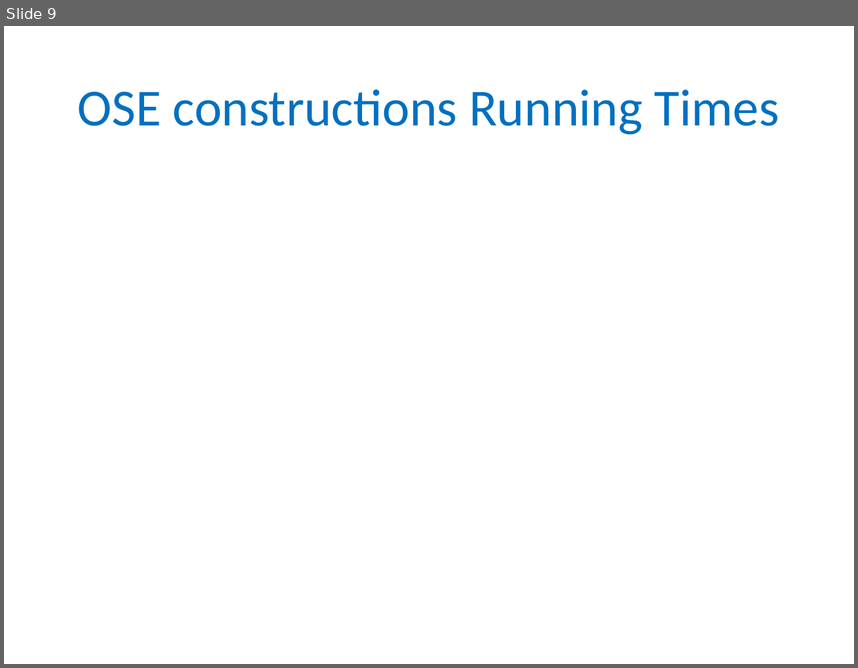
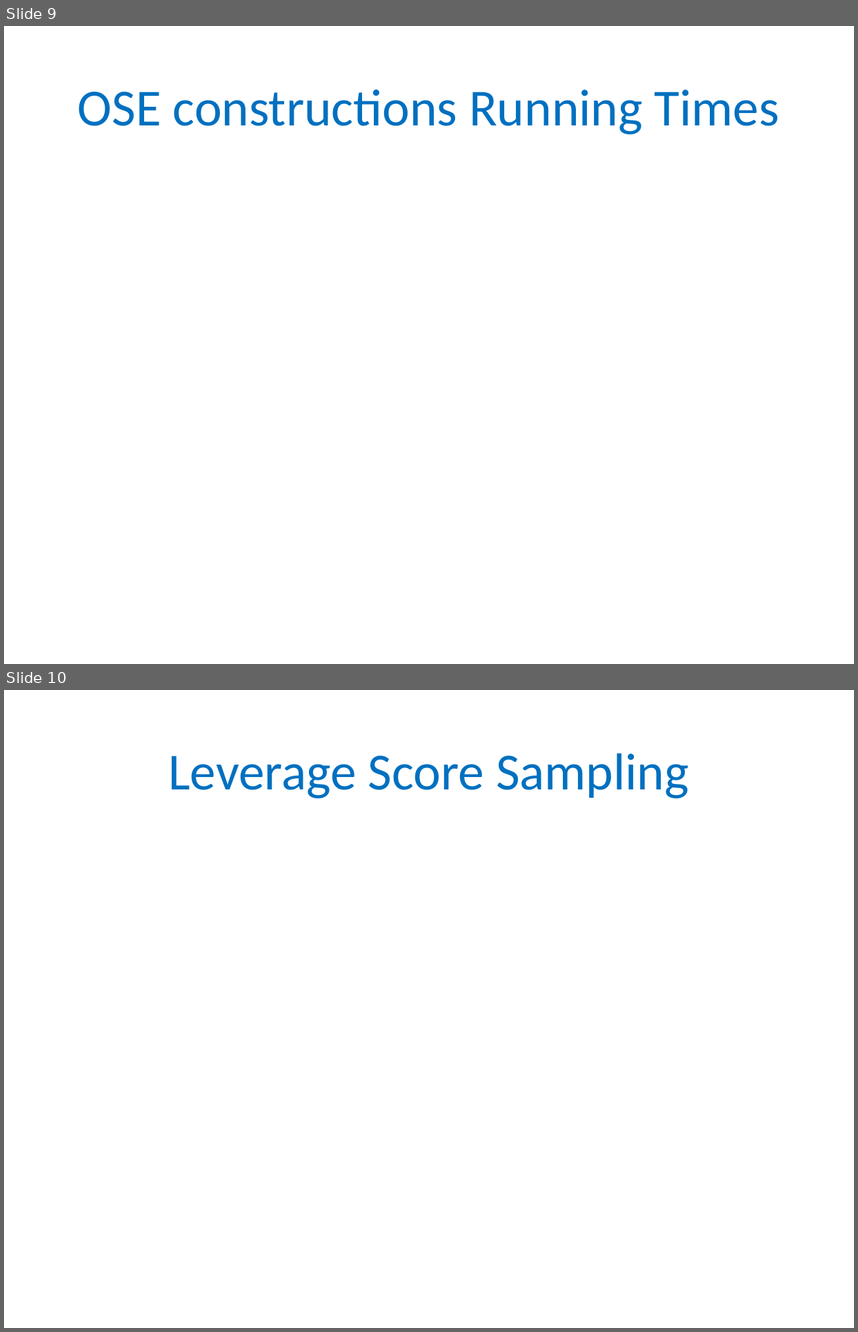
Before and after one commit to gyaroslavtsev/gyaroslavtsev.github.io, a slide deck: big-data/lecture07.pptx. Shown one above the other, each under a label of ours: slide 9 before the commit, slides 9 and 10 after it. The pictures are 858x668 and 858x1332 pixels, drawn with LibreOffice and Linux fonts; fonts in the diff are those of the drawing; grey boxes stand for pictures. Boxes give left, top, right and bottom in pixels: in the first picture for what was removed or moved away, otherwise in the second. Text is boxed around its words. In the diff, an @@ line names an element or a change of style, - is before the commit and + after.

```diff
--- a/big-data/lecture07.pptx
+++ b/big-data/lecture07.pptx
@@ slide 10 added at (x1=4, y1=690, x2=854, y2=1328), background #FFFFFF @@
@@ title added at (x1=168, y1=753, x2=689, y2=798), 44 pt, text #0070C0 @@
+Leverage Score Sampling
```
Also in this commit, not shown: 5 other slides added, 4 other files.
